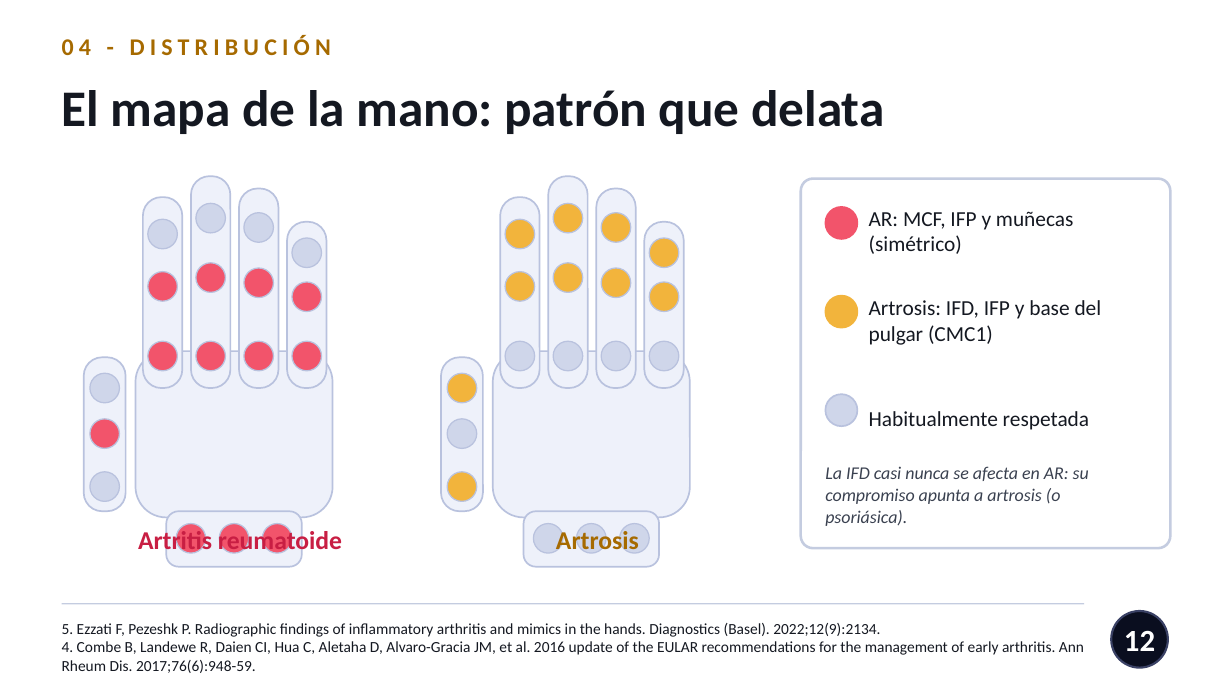
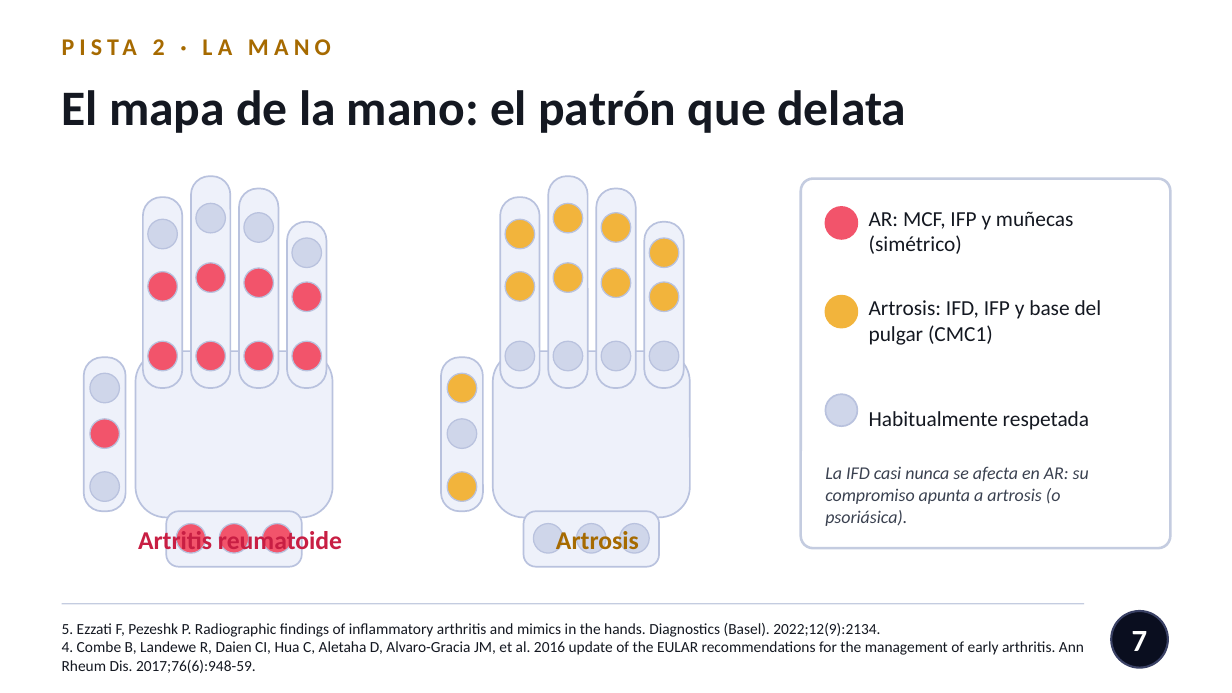
Before and after one commit to nestor120512/nes, a slide deck: slide 7 of Dx_AR_vs_artrosis.pptx (slide 12 before the commit). Drawn at 1232x693 pixels with LibreOffice and Linux fonts; fonts in the diff are those of the drawing. Boxes give left, top, right and bottom in pixels: in the first picture for what was removed or moved away, otherwise in the second. Text is boxed around its words. In the diff, an @@ line names an element or a change of style, - is before the commit and + after.

```diff
--- a/Dx_AR_vs_artrosis.pptx
+++ b/Dx_AR_vs_artrosis.pptx
@@ text at bbox=[153, 39, 165, 55]: text changed @@
-04 - DISTRIBUCIÓN
+PISTA 2 · LA MANO
@@ text at bbox=[62, 90, 906, 133]: text changed; size 30 to 29 pt @@
-El mapa de la mano: patrón que delata
+El mapa de la mano: el patrón que delata
@@ page number at bbox=[1132, 631, 1148, 651]: text changed @@
-12
+7
```
Also in this commit, not shown: 20 other slides changed, 1 slide added, 14 slides removed.
